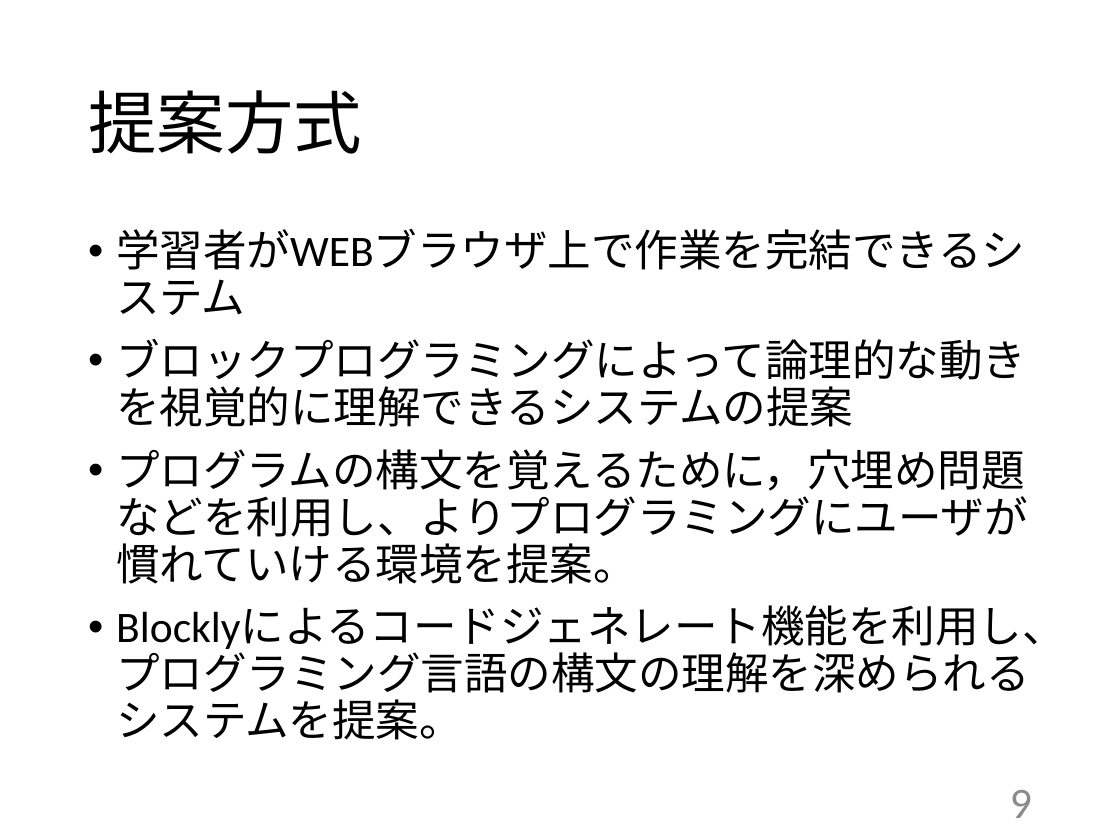
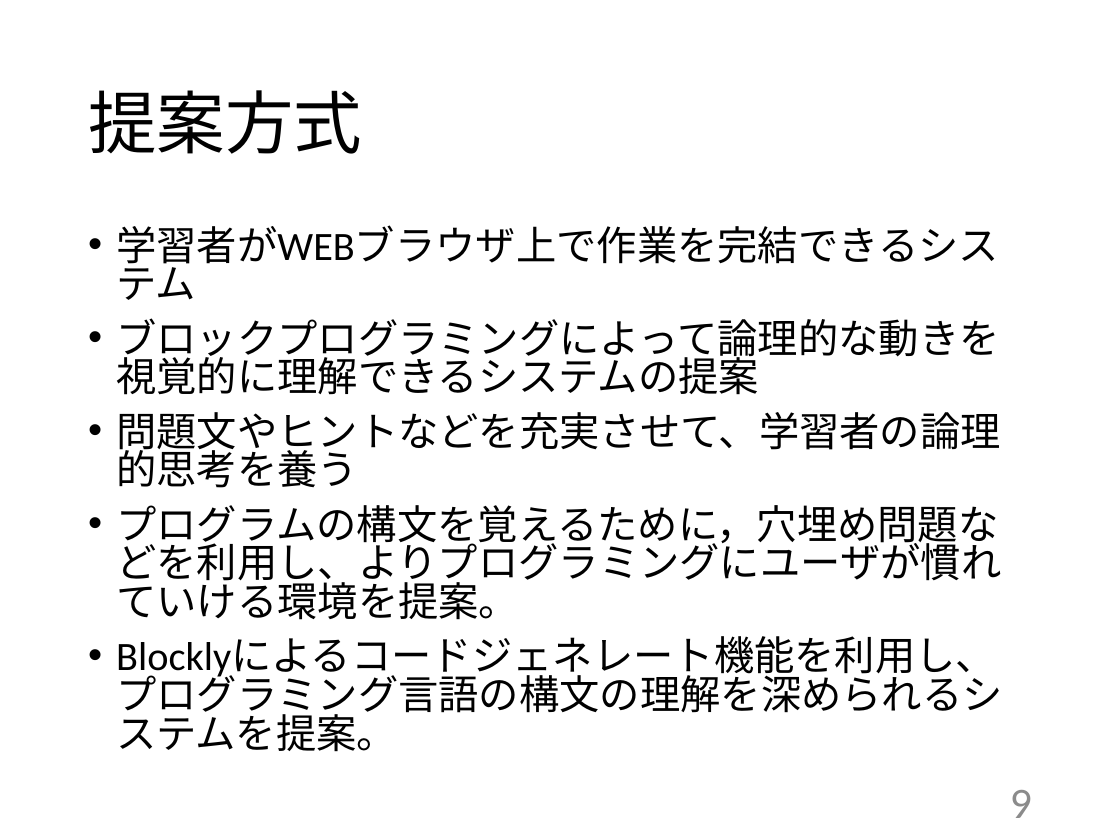
Before and after one commit to kait-takanolab/1821121-shimaoka-thesis, a slide deck: slide 9 of 1821121_shimaoka_tyuukan.pptx. Drawn at 1120x840 pixels with LibreOffice and Linux fonts; fonts in the diff are those of the drawing. Boxes give left, top, right and bottom in pixels: in the first picture for what was removed or moved away, otherwise in the second. Text is boxed around its words. In the diff, an @@ line names an element or a change of style, - is before the commit and + after.

```diff
--- a/1821121_shimaoka_tyuukan.pptx
+++ b/1821121_shimaoka_tyuukan.pptx
@@ text at [116, 225, 1003, 752]: size 28 to 25.9 pt in "学習者がWEBブラウザ上で作業を完結できるシステム", "ブロックプログラミングによって論理的な動きを視覚的に理解できるシステムの提案", "プログラムの構文を覚えるために，穴埋め問題などを利用し、よりプログラミングにユーザが慣れていける環境を提案。", "Blocklyによるコードジェネレート機能を利用し、プログラミング言語の構文の理解を深められるシステムを提案。"; line spacing 0.9 to 0.8 @@
@@ text at [116, 412, 1001, 488]: paragraph added @@
+• 問題文やヒントなどを充実させて、学習者の論理的思考を養う
```
Also in this commit, not shown: 1 other slide changed.
